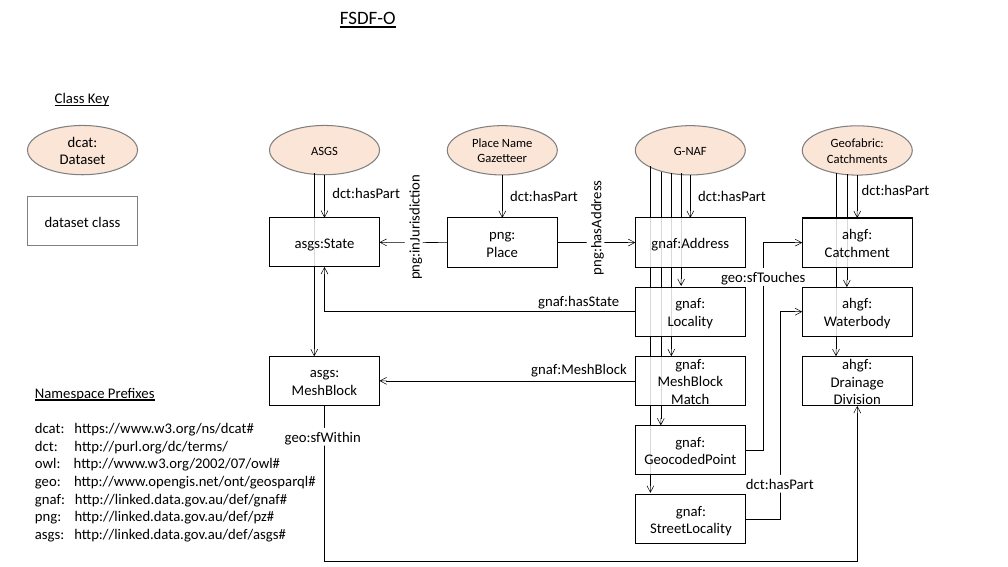
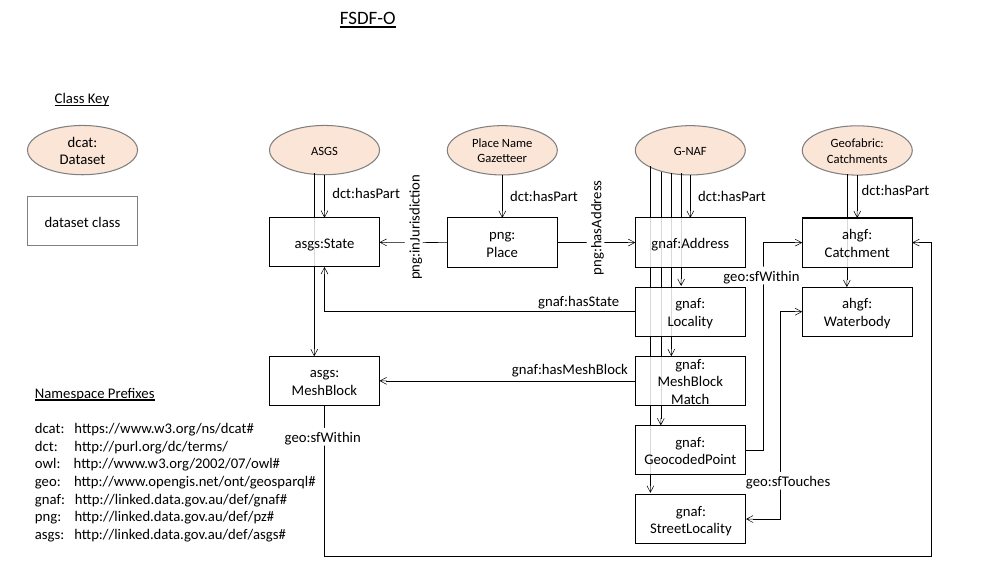
Before and after one commit to GeoscienceAustralia/fsdf-ont, a slide deck: slide 8 of docs/fsdf-ont-images.pptx. Drawn at 1008x567 pixels with LibreOffice and Linux fonts; fonts in the diff are those of the drawing. Boxes give left, top, right and bottom in pixels: in the first picture for what was removed or moved away, otherwise in the second. Text is boxed around its words. In the diff, an @@ line names an element or a change of style, - is before the commit and + after.

```diff
--- a/docs/fsdf-ont-images.pptx
+++ b/docs/fsdf-ont-images.pptx
@@ arrow removed from (836, 173) to (836, 356) @@
@@ elbow arrow moved from (324, 405) - (858, 406) to (324, 405) - (913, 243) @@
@@ text at [723, 270, 799, 285]: text changed @@
-geo:sfTouches
+geo:sfWithin
@@ elbow arrow (746, 520) - (802, 312): elbow arrow to elbow double arrow @@
@@ rectangle removed at [802, 357, 913, 406] @@
-ahgf:
-Drainage
-Division
@@ text at [512, 363, 628, 377]: text changed @@
-gnaf:MeshBlock
+gnaf:hasMeshBlock
@@ text at [746, 476, 830, 491]: text changed @@
-dct:hasPart
+geo:sfTouches
```
Also in this commit, not shown: 1 other file.
